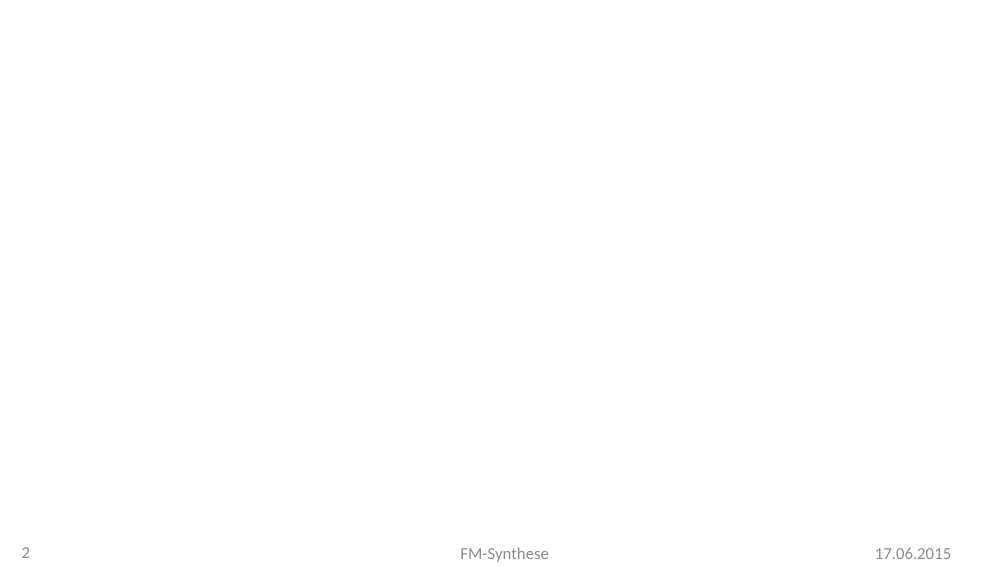
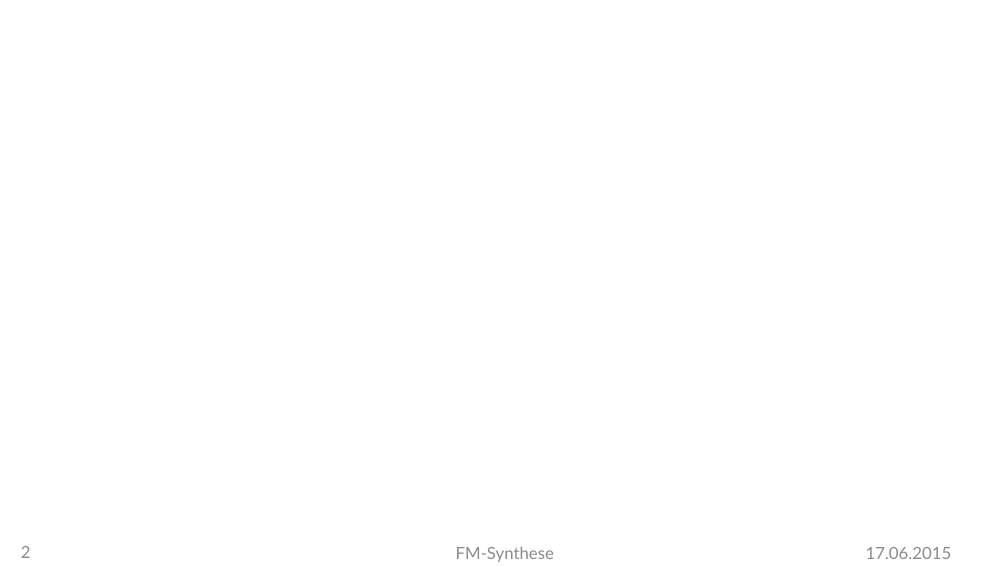
Before and after one commit to MBulli/VSeminar, a slide deck: slide 2 of Praesentation/FMSynthese-Vorlage.pptx. Drawn at 1008x567 pixels with LibreOffice and Linux fonts; fonts in the diff are those of the drawing; background and template pictures are left out. Boxes give left, top, right and bottom in pixels: in the first picture for what was removed or moved away, otherwise in the second. Text is boxed around its words. In the diff, an @@ line names an element or a change of style, - is before the commit and + after.

Commit message:
LatoLatoLatoLatoLatoLatoLatoLatoLatoLatoLatoLatoLatoLato

```diff
--- a/Praesentation/FMSynthese-Vorlage.pptx
+++ b/Praesentation/FMSynthese-Vorlage.pptx
@@ font Calibri to Lato in 3 elements at <box>866,547,952,559</box>, <box>456,546,554,562</box>, <box>21,546,31,558</box> @@
```
